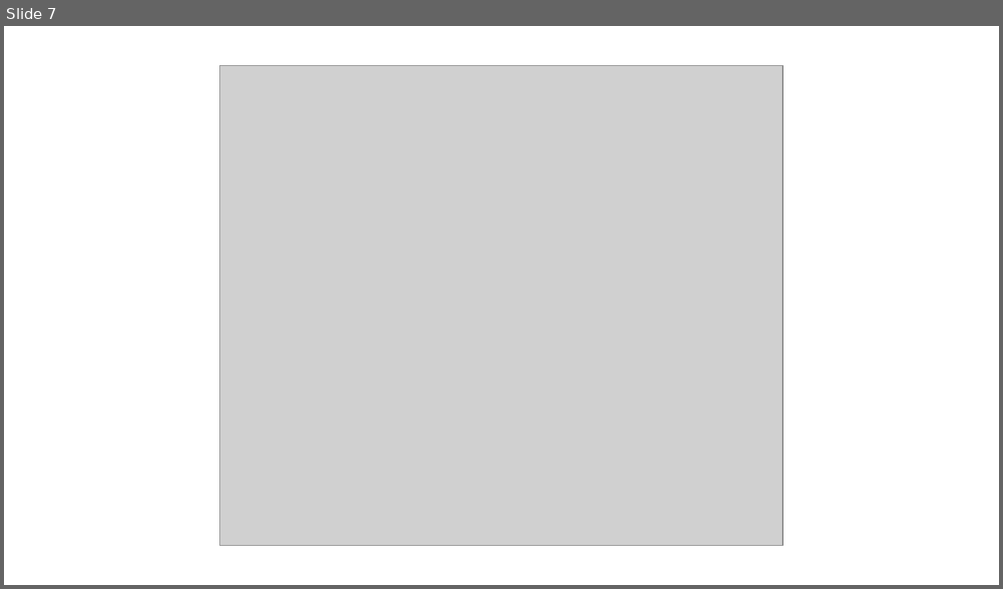
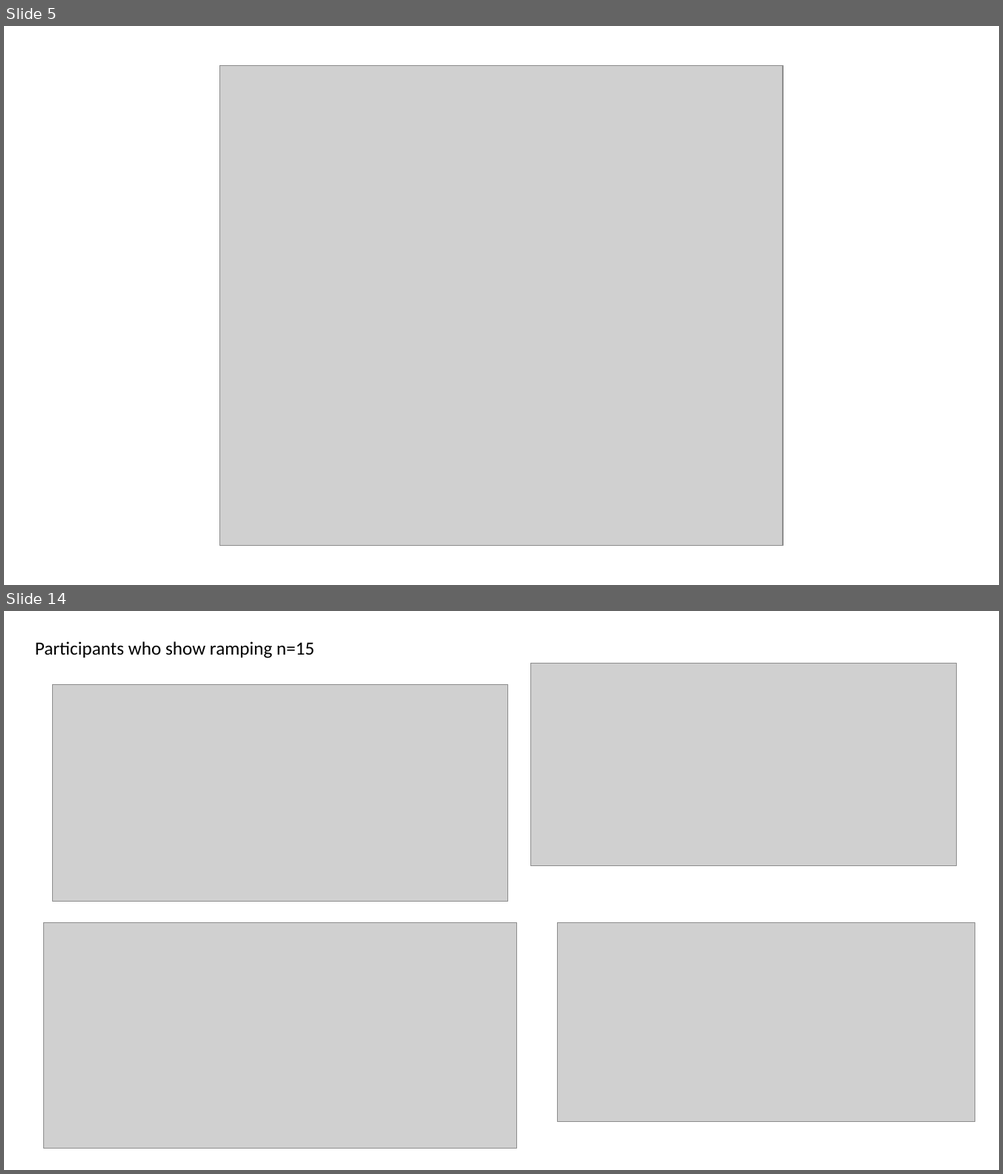
Before and after one commit to gpagnier/rampAnalysis, a slide deck: RampV02Presentation.pptx. Shown one above the other, each under a label of ours: slide 7 before the commit, slides 5 and 14 after it; the slides between them are not shown. The pictures are 1003x589 and 1003x1174 pixels, drawn with LibreOffice and Linux fonts; fonts in the diff are those of the drawing; grey boxes stand for pictures. Boxes give left, top, right and bottom in pixels: in the first picture for what was removed or moved away, otherwise in the second. Text is boxed around its words. In the diff, an @@ line names an element or a change of style, - is before the commit and + after.

```diff
--- a/RampV02Presentation.pptx
+++ b/RampV02Presentation.pptx
@@ slide 14 added at <box>4,611,999,1170</box>, background #FFFFFF @@
@@ text added at <box>35,641,314,658</box>, 18 pt, text #000000 @@
+Participants who show ramping n=15
@@ picture added at <box>531,664,957,866</box> @@
@@ picture added at <box>53,684,508,901</box> @@
@@ picture added at <box>43,923,518,1149</box> @@
@@ picture added at <box>558,923,976,1122</box> @@
@@ what was slide 7 is now slide 5 @@
```
Also in this commit, not shown: 8 slides changed, 4 other slides added, 6 slides removed, 2 other files.
